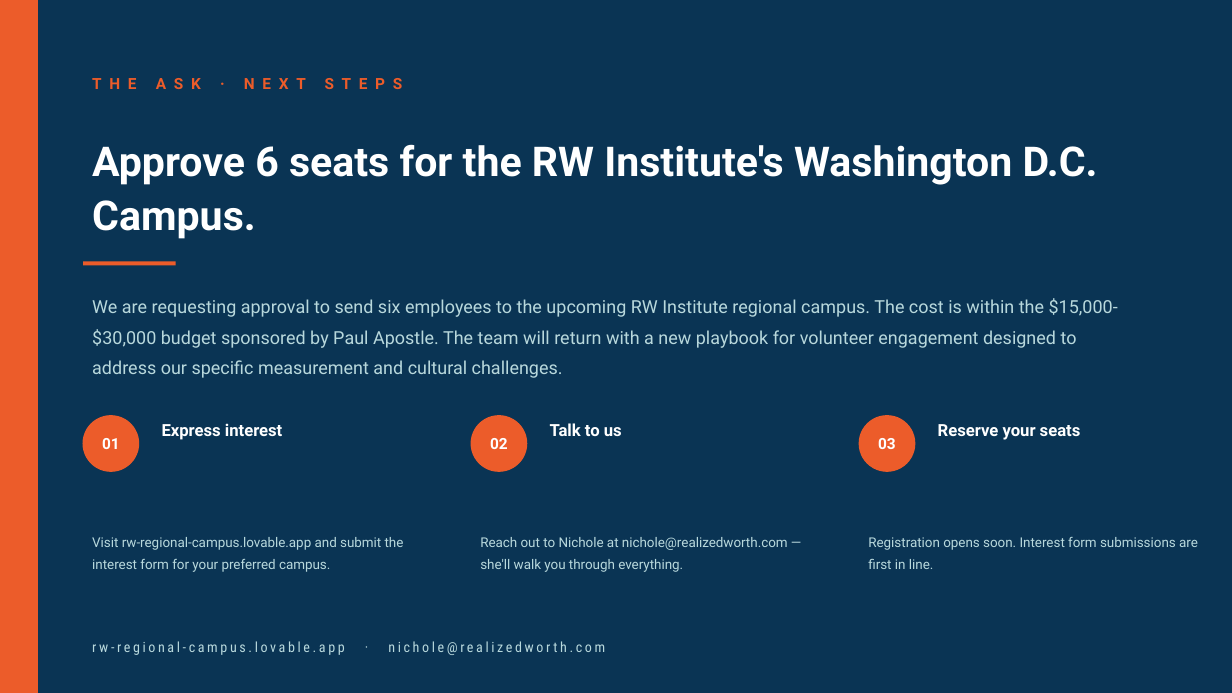
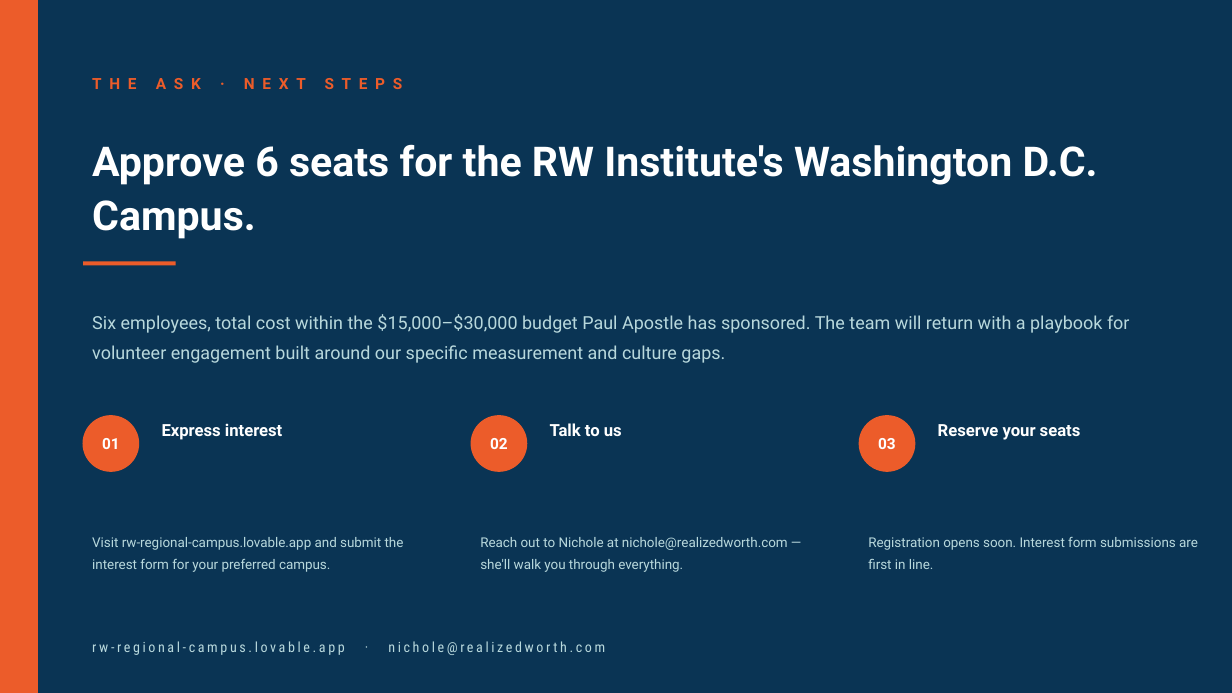
Before and after one commit to chrisjarviscan/rw-regional-campus, a slide deck: slide 12 of business-case-source/RW_Business_Case_Microsoft.pptx. Drawn at 1232x693 pixels with LibreOffice and Linux fonts; fonts in the diff are those of the drawing. Boxes give left, top, right and bottom in pixels: in the first picture for what was removed or moved away, otherwise in the second. Text is boxed around its words. In the diff, an @@ line names an element or a change of style, - is before the commit and + after.

```diff
--- a/business-case-source/RW_Business_Case_Microsoft.pptx
+++ b/business-case-source/RW_Business_Case_Microsoft.pptx
@@ text at (x1=92, y1=314, x2=1130, y2=363): text changed @@
-We are requesting approval to send six employees to the upcoming RW Institute regional campus. The cost is within the $15,000-$30,000 budget sponsored by Paul Apostle. The team will return with a new playbook for volunteer engagement designed to address our specific measurement and cultural challenges.
+Six employees, total cost within the $15,000–$30,000 budget Paul Apostle has sponsored. The team will return with a playbook for volunteer engagement built around our specific measurement and culture gaps.
```
Also in this commit, not shown: 8 other slides changed, 4 slides added.
